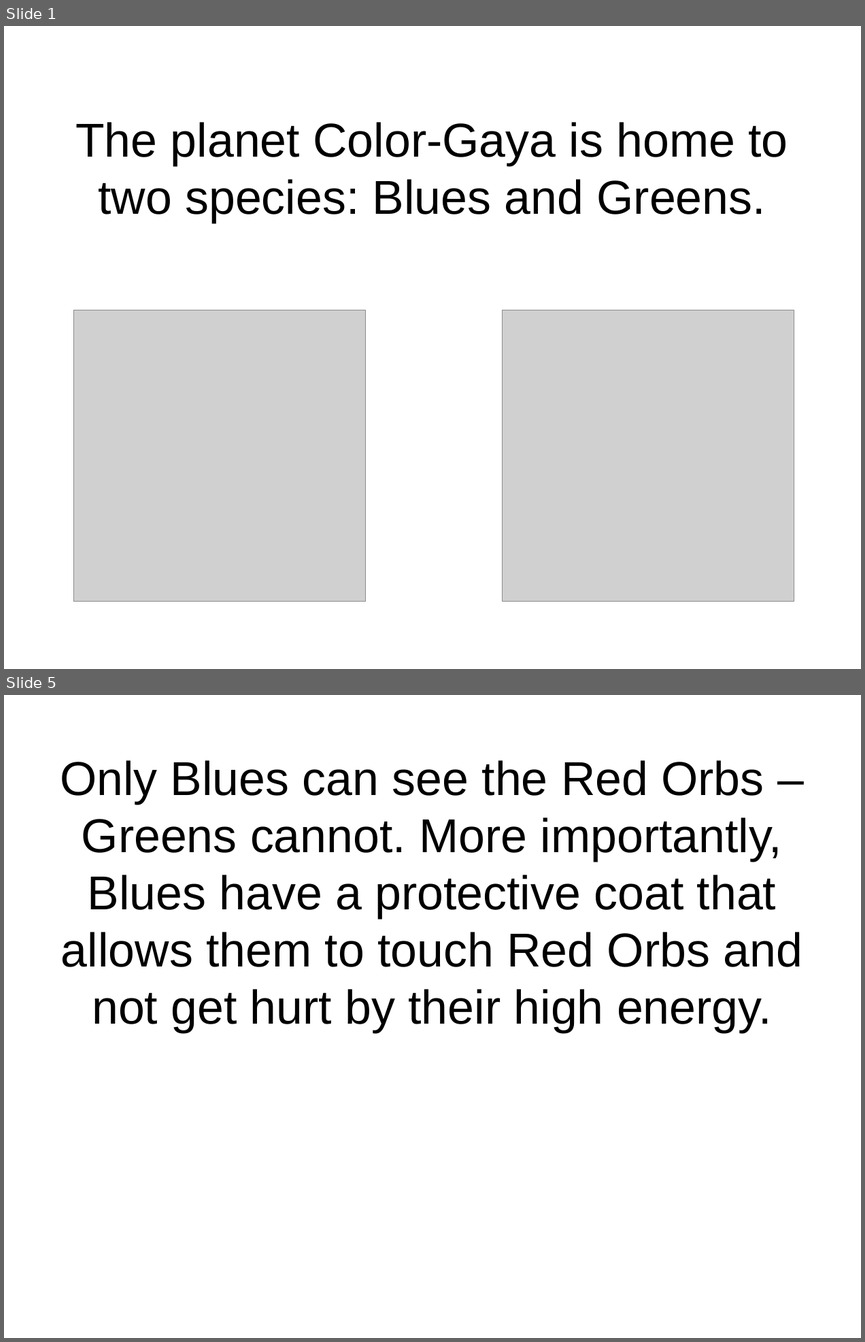
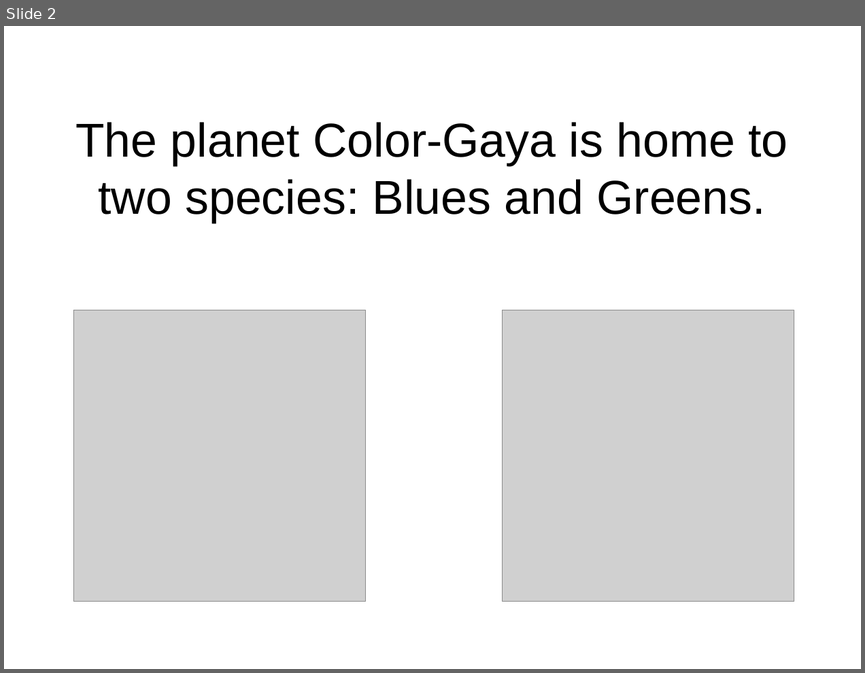
Before and after one commit to flxsosa/MoralDynamics, a slide deck: experiment_template/experiment_slides.odp. Shown one above the other, each under a label of ours: slides 1 and 5 before the commit, slide 2 after it; the slides between them are not shown. The pictures are 865x1342 and 865x673 pixels, drawn with LibreOffice and Linux fonts; fonts in the diff are those of the drawing; grey boxes stand for pictures. Boxes give left, top, right and bottom in pixels: in the first picture for what was removed or moved away, otherwise in the second. Text is boxed around its words. In the diff, an @@ line names an element or a change of style, - is before the commit and + after.

```diff
--- a/experiment_template/experiment_slides.odp
+++ b/experiment_template/experiment_slides.odp
@@ slide 5 removed at [4,695,861,1338], background #FFFFFF @@
@@ title removed at [60,760,802,1032] @@
-Only Blues can see the Red Orbs – Greens cannot. More importantly, Blues have a protective coat that allows them to touch Red Orbs and not get hurt by their high energy.
@@ what was slide 1 is now slide 2 @@
```
Also in this commit, not shown: 3 slides changed, 10 slides added, 2 other slides removed.
